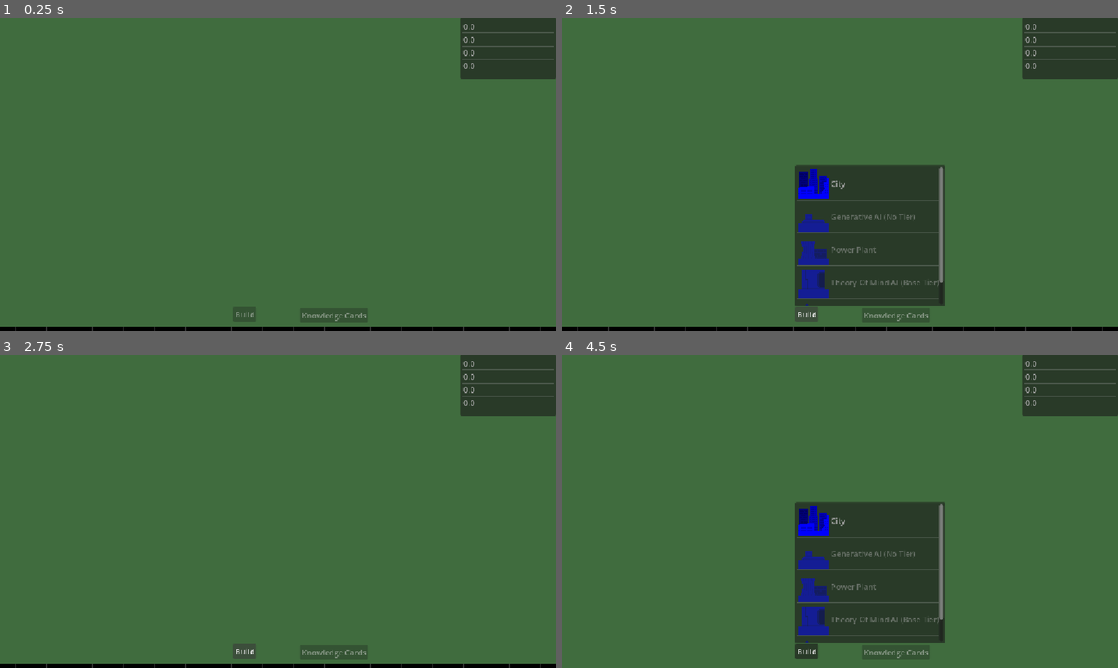
Above: before the commit, frames 1-4 (two rows, left to right).
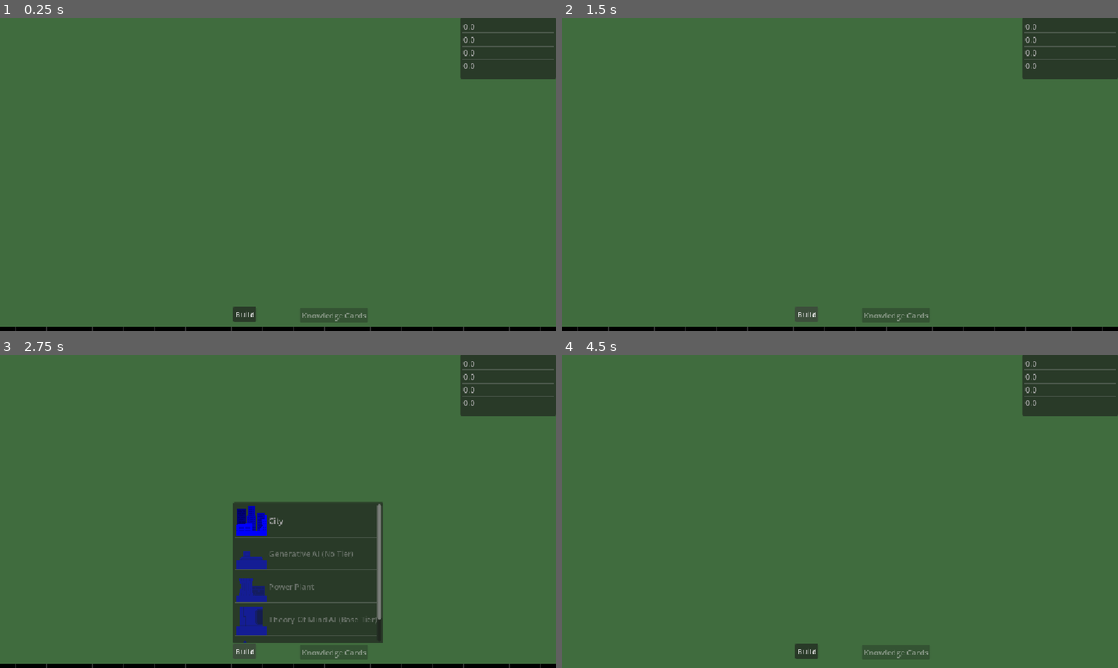
Above: after the commit, the same moments.

Repository: CarlinoCalogero/architect-of-intelligence-board-game
Game: Godot game, scene res://levels/board.tscn
Same seed, same stepped clock (60 frames per second), same inputs: the game is played once before the commit and once after it.
Inputs (mouse positions are in pixels of both pictures, inside the frame that each line leads up to):
- Up to frame 1 (0.25 s): no input
- Up to frame 2 (1.5 s): click (806, 315) at 0.5 s, where only the run after the commit has a clickable "Build"; click "Build" at 1.25 s
- Up to frame 3 (2.75 s): click "Build" at 2 s
- Up to frame 4 (4.5 s): tap Enter at 2.75, 4.25 s; move the mouse to (962, 495) at 2.77 s; press the mouse at (962, 495) at 2.78 s; tap Space at 3.5 s; move the mouse to (728, 527) at 3.52 s; release the mouse at (728, 527) at 3.53 s; tap Mouse wheel down (scroll_down) at 3.6 s; click (728, 527) at 3.67 s; move the mouse to (895, 442) at 4.27 s; hold Mouse wheel up (scroll_up) from 4.28 s (still down); click (895, 442) at 4.42 s

The runs differ from the first frame. In frame 1, 0.2% of the frame differs, in the area x 41-46%, y 92-97%; in frame 2, 12%, in the area x 41-69%, y 46-92%; in frame 3, 12%; in frame 4, 12%.

Commit message:
working on harvest logic

Diff:
--- a/definitions/structure_resources/city.tres
+++ b/definitions/structure_resources/city.tres
@@ -41,6 +41,13 @@
 multiplier_value = 10000000.0
 metadata/_custom_type_script = "uid://ck6fuemortsgr"
 
+[sub_resource type="Resource" id="Resource_42laq"]
+script = ExtResource("7_rju2x")
+resource_type = ExtResource("4_lodwt")
+number_of_dice_to_roll = 2
+multiplier_value = 10.0
+metadata/_custom_type_script = "uid://ck6fuemortsgr"
+
 [resource]
 script = ExtResource("2_7rfim")
 name = "City"
@@ -48,4 +55,5 @@
 building_cost = Array[ExtResource("1_m5fsk")]([SubResource("Resource_rju2x"), SubResource("Resource_kfxy1"), SubResource("Resource_i0ob3")])
 on_build_earnings = Array[ExtResource("1_m5fsk")]([SubResource("Resource_tgxwc")])
 setup_phase_production = Array[ExtResource("7_rju2x")]([SubResource("Resource_xgv4e")])
+turn_production = Array[ExtResource("7_rju2x")]([SubResource("Resource_42laq")])
 metadata/_custom_type_script = "uid://dsgv5s4ki0om6"
--- a/definitions/structure_resources/water_treatment_plant.tres
+++ b/definitions/structure_resources/water_treatment_plant.tres
@@ -14,9 +14,17 @@
 multiplier_value = 15.0
 metadata/_custom_type_script = "uid://ck6fuemortsgr"
 
+[sub_resource type="Resource" id="Resource_vnnqg"]
+script = ExtResource("3_vnnqg")
+resource_type = ExtResource("4_cwgep")
+number_of_dice_to_roll = 1
+multiplier_value = 100.0
+metadata/_custom_type_script = "uid://ck6fuemortsgr"
+
 [resource]
 script = ExtResource("2_c1d7v")
 name = "Water Treatment Plant"
 texture = ExtResource("3_c1d7v")
 setup_phase_production = Array[ExtResource("3_vnnqg")]([SubResource("Resource_xc5uj")])
+turn_production = Array[ExtResource("3_vnnqg")]([SubResource("Resource_vnnqg")])
 metadata/_custom_type_script = "uid://dsgv5s4ki0om6"
--- /dev/null
+++ b/domain/harvest_action.gd
@@ -0,0 +1,9 @@
+class_name HarvestAction
+extends RefCounted
+
+var structure: StructureResource
+var formula: GameResourceFormula
+
+func _init(p_struct: StructureResource, p_form: GameResourceFormula):
+	structure = p_struct
+	formula = p_form
--- a/managers/game_manager.gd
+++ b/managers/game_manager.gd
@@ -14,6 +14,7 @@
 signal set_ui_button_disabled_requested(is_disabled: bool)
 
 @onready var cpu_player_wait_timer: Timer = $CPUPlayerWaitTimer
+@onready var turn_manager: TurnManager = $TurnManager
 
 enum GamePhase {
 	MAIN_MENU,
@@ -86,6 +87,9 @@
 func get_local_player_knowledge_cards() -> Array[KnowledgeCardResource]:
 	return game_state_manager.get_player_knowledge_cards(local_player_index)
 
+func is_local_player_playing() -> bool:
+	return current_player_index == local_player_index
+
 # -- CURRENT PLAYER FUNCTIONS
 
 func get_current_player_color() -> PlayerColorResource:
@@ -155,8 +159,7 @@
 
 		GamePhase.PLAYING:
 			print("Starting game...")
-			# Unlock UI buttons so the player can click things.
-			# Notice how the code just STOPS here. It idles completely.
+			turn_manager.start_game_session()
 			return
 
 func _setup_turn_phase():
@@ -188,10 +191,7 @@
 			if setup_phase_production_queue.is_empty():
 				setup_phase_production_queue = game_state_manager.get_player_setup_phase_production_earning_queue(current_player_index)
 			var dice_amount: int = setup_phase_production_queue.front().number_of_dice_to_roll
-			if current_player_index == local_player_index:
-				emit_signal("dice_roll_requested", dice_amount)
-			else:
-				emit_signal("hidden_dice_roll_requested", dice_amount)
+			roll_dice(dice_amount)
 			return
 
 		SetupTurnPhaseSubphases.KNOWLEDGE_CARDS_DRAW:
@@ -309,9 +309,12 @@
 	if current_state == GamePhase.SETUP_TURN:
 		match current_setup_turn_phase_subphases:
 			SetupTurnPhaseSubphases.RESOURCE_EARNINGS:
-				_on_dice_rollet_next_setup_turn_phase(rolls, SetupTurnPhaseSubphases.KNOWLEDGE_CARDS_DRAW)
-
-func _on_dice_rollet_next_setup_turn_phase(rolls: Array[int], next_phase: SetupTurnPhaseSubphases):
+				_on_dice_rolled_next_setup_turn_phase(rolls, SetupTurnPhaseSubphases.KNOWLEDGE_CARDS_DRAW)
+
+	if current_state == GamePhase.PLAYING:
+		turn_manager.dice_rolled(rolls)
+
+func _on_dice_rolled_next_setup_turn_phase(rolls: Array[int], next_phase: SetupTurnPhaseSubphases):
 	var setup_phase_production_formula: GameResourceFormula = setup_phase_production_queue.pop_front()
 	var dice_sum: int = rolls.reduce(func(accum, number): return accum + number, 0)
 	var new_value: float = setup_phase_production_formula.base_value + (dice_sum * setup_phase_production_formula.multiplier_value)
@@ -319,10 +322,7 @@
 
 	if not setup_phase_production_queue.is_empty():
 		var dice_amount: int = setup_phase_production_queue.front().number_of_dice_to_roll
-		if current_player_index == local_player_index:
-			emit_signal("dice_roll_requested", dice_amount)
-		else:
-			emit_signal("hidden_dice_roll_requested", dice_amount)
+		roll_dice(dice_amount)
 		return # this is important here
 
 	var is_last_player: bool = current_player_index == (game_state_manager.get_number_of_players() - 1)
@@ -336,3 +336,9 @@
 		match current_setup_turn_phase_subphases:
 			SetupTurnPhaseSubphases.KNOWLEDGE_CARDS_DRAW:
 				_setup_turn_phase()
+
+func roll_dice(dice_amount: int):
+	if current_player_index == local_player_index:
+		emit_signal("dice_roll_requested", dice_amount)
+	else:
+		emit_signal("hidden_dice_roll_requested", dice_amount)
--- a/managers/game_manager.tscn
+++ b/managers/game_manager.tscn
@@ -7,5 +7,6 @@
 script = ExtResource("1_atyjh")
 
 [node name="CPUPlayerWaitTimer" type="Timer" parent="." unique_id=169772672]
+wait_time = 0.001
 
 [node name="TurnManager" parent="." unique_id=1209846075 instance=ExtResource("3_n15wl")]
--- a/managers/turn_manager.gd
+++ b/managers/turn_manager.gd
@@ -7,6 +7,7 @@
 }
 
 var current_turn_phase: TurnPhase = TurnPhase.IDLE
+var harvest_queue: Array[HarvestAction] = []
 
 func start_game_session():
 	_change_phase(TurnPhase.HARVEST_RESOURCES)
@@ -21,8 +22,25 @@
 
 func _harvest_resources_phase():
 	print("Harvesting resources...")
+	_build_harvest_queue()
+
+	var harvest_action: HarvestAction = harvest_queue.front()
+	if GameManager.is_local_player_playing():
+		var dice_amount: int = harvest_action.formula.number_of_dice_to_roll
+		GameManager.roll_dice(dice_amount)
+		pass
+
+func _build_harvest_queue() -> void:
+	harvest_queue.clear()
+
 	var player_built_structures: Dictionary[String, Array] = GameManager.get_current_player_built_structure()
 	for structure_type_key in player_built_structures:
-		var current_type_structure_built_structures_list: Array[BuiltData] = player_built_structures[structure_type_key]
-		for structure in current_type_structure_built_structures_list:
-			pass
+		var current_type_structure_built_structures_list: Array = player_built_structures[structure_type_key]
+		for buit_structure_data in current_type_structure_built_structures_list:
+			var structure: StructureResource = buit_structure_data.structure
+			for harvest_formula in structure.turn_production:
+				harvest_queue.append(HarvestAction.new(structure, harvest_formula))
+
+func dice_rolled(rolls: Array[int]):
+	print("magica doremi, sinfony melody")
+	pass
Not shown, added: domain/harvest_action.gd.uid
